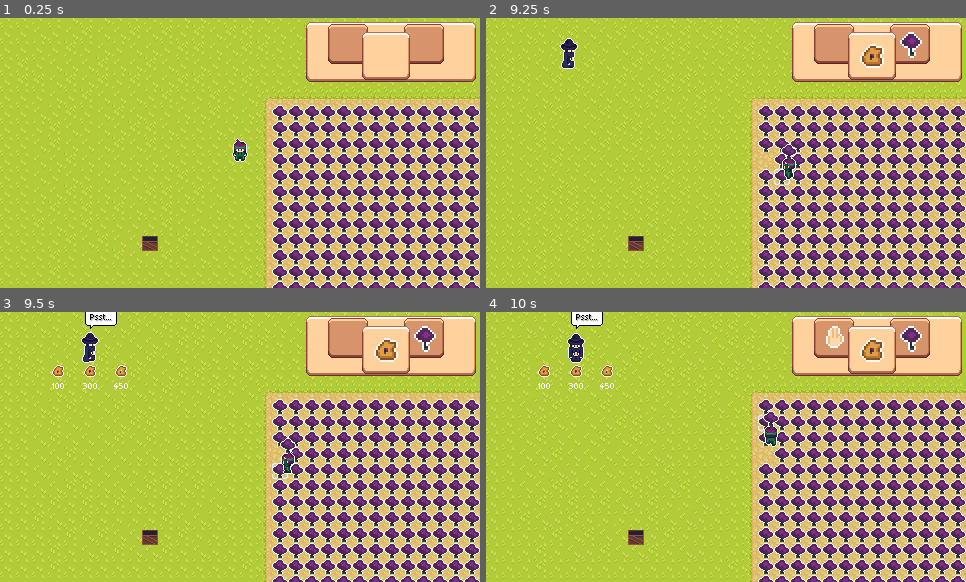
Above: before the commit, frames 1-4 (two rows, left to right).
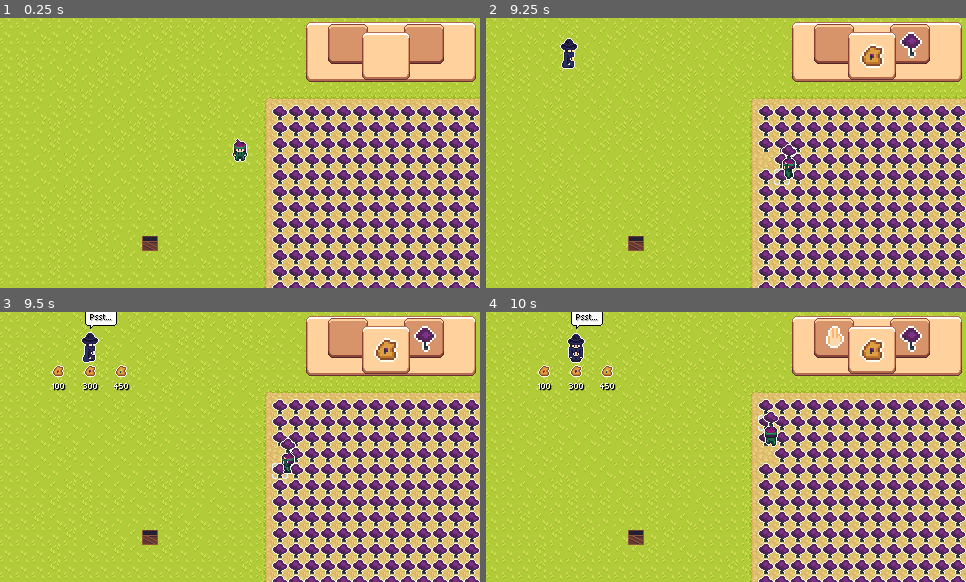
Above: after the commit, the same moments.

Repository: Jukaio/GGJ2024
Game: Godot game, scene res://scenes/entry_point.tscn
Same seed, same stepped clock (60 frames per second), same inputs: the game is played once before the commit and once after it.
Inputs:
- Up to frame 1 (0.25 s): no input
- Up to frame 2 (9.25 s): tap Enter (Start) at 0.5, 0.6, 3.6, 6.6 s; hold D (right) 0.53-1.28 s; hold S (down) 1.28-2.03 s; tap Space (interact) at 1.35, 4.35, 7.35 s; hold D (right) 2.03-2.78 s; tap E (inv_next) at 2.1, 5.1, 8.1 s; hold W (up) 2.78-3.53 s; tap Q (inv_prev) at 2.85, 5.85, 8.85 s; hold A (left) 3.53-5.03 s; hold S (down) 5.03-5.78 s; hold D (right) 5.78-6.53 s; hold W (up) 6.53-7.28 s; hold D (right) 7.28-8.03 s; hold S (down) 8.03-8.78 s; hold A (left) from 8.78 s (still down)
- Up to frame 3 (9.5 s): keep holding A (left)
- Up to frame 4 (10 s): release A (left) at 9.53 s; hold W (up) from 9.53 s (still down); tap Enter (Start) at 9.6 s

Frames 1-2 are identical in both runs. In frame 3, 0.2% of the frame differs, in the area x 10-28%, y 26-30%; in frame 4, 0.2%.

Commit message:
font colors

Diff:
--- a/prefabs/purchase_slot.tscn
+++ b/prefabs/purchase_slot.tscn
@@ -28,6 +28,8 @@
 offset_bottom = 30.0
 grow_horizontal = 2
 theme = ExtResource("4_1wfa6")
+theme_override_colors/font_color = Color(1, 1, 1, 1)
+theme_override_colors/font_shadow_color = Color(0, 0, 0, 1)
 text = "999"
 horizontal_alignment = 1
 
--- a/scenes/entry_point.tscn
+++ b/scenes/entry_point.tscn
@@ -147,7 +147,7 @@
 offset_bottom = 2.0
 grow_horizontal = 2
 theme = ExtResource("11_irulp")
-theme_override_colors/font_color = Color(0, 1, 0, 1)
+theme_override_colors/font_color = Color(1, 1, 1, 1)
 theme_override_colors/font_shadow_color = Color(0, 0, 0, 1)
 text = "99$"
 horizontal_alignment = 1
